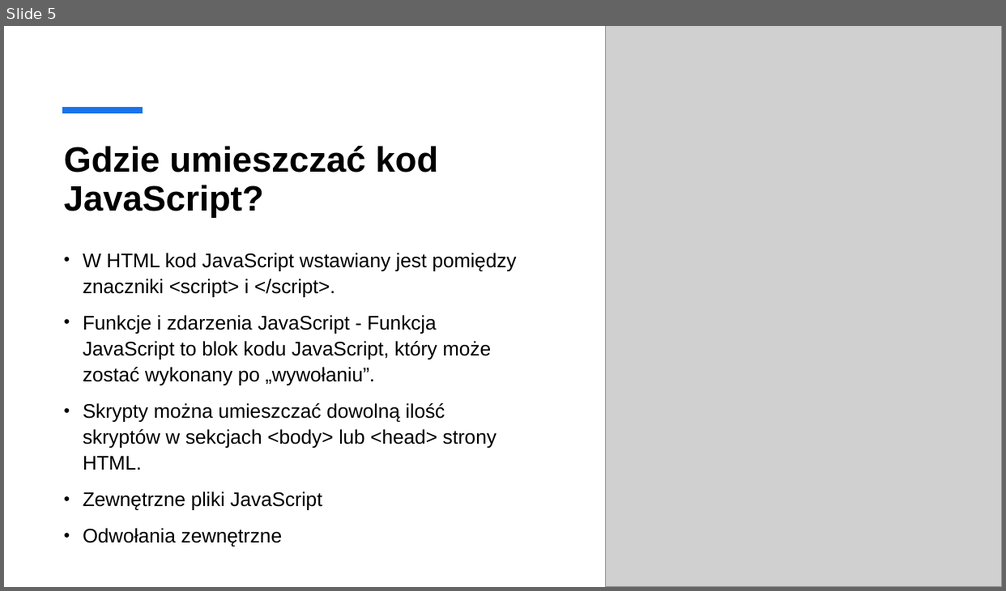
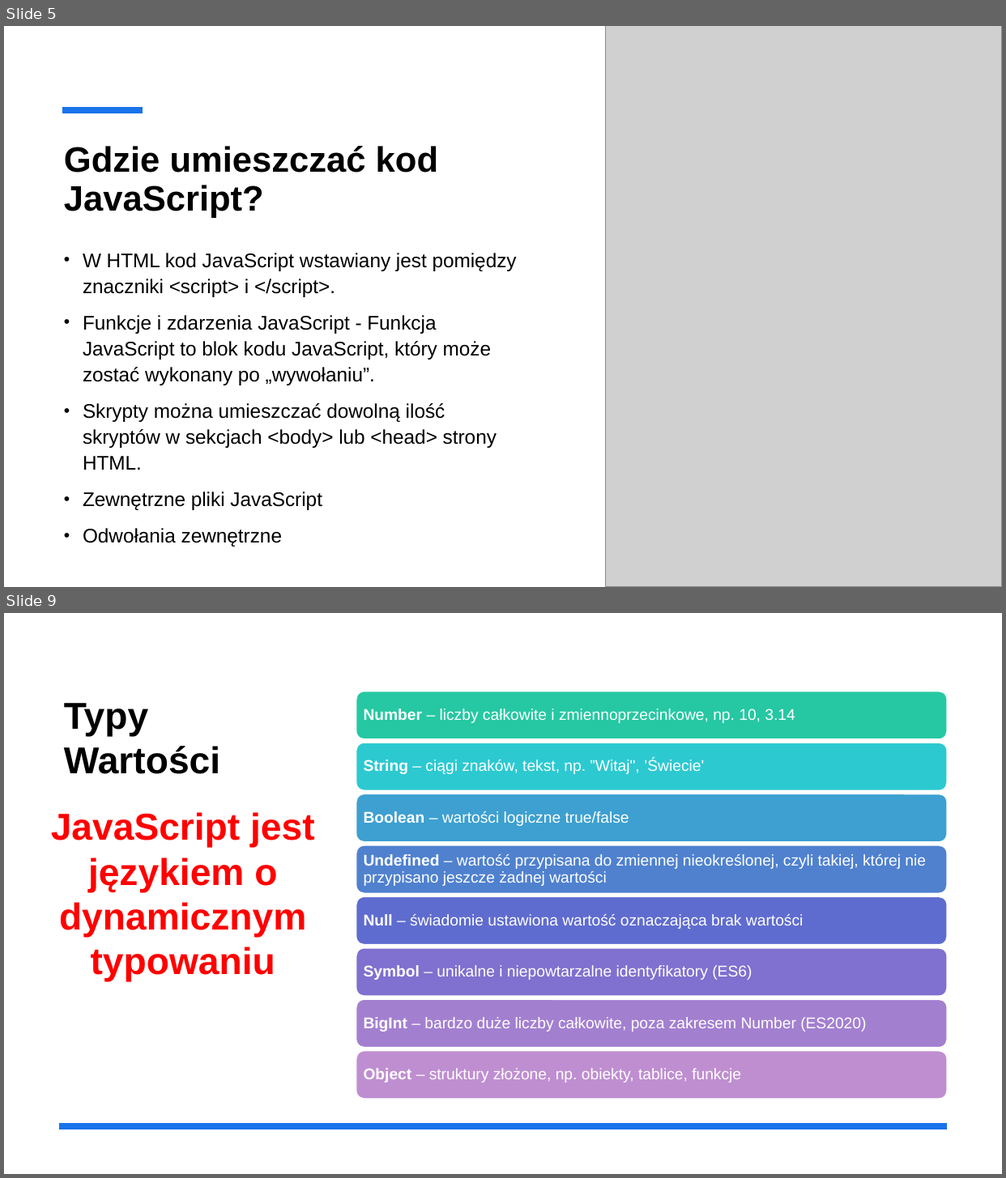
Before and after one commit to Estremo102/Aplikacje-Internetowe, a slide deck: Aplikacje internetowe.pptx. Shown one above the other, each under a label of ours: slide 5 before the commit, slides 5 and 9 after it; the slides between them are not shown. The pictures are 1006x591 and 1006x1178 pixels, drawn with LibreOffice and Linux fonts; fonts in the diff are those of the drawing; grey boxes stand for pictures. Boxes give left, top, right and bottom in pixels: in the first picture for what was removed or moved away, otherwise in the second. Text is boxed around its words. In the diff, an @@ line names an element or a change of style, - is before the commit and + after.

```diff
--- a/Aplikacje internetowe.pptx
+++ b/Aplikacje internetowe.pptx
@@ slide 9 added at box(4, 613, 1002, 1174), background #FFFFFF @@
@@ title added at box(64, 703, 220, 774), 36 pt, text #000000, bold @@
+Typy Wartości
@@ text added at box(51, 812, 315, 982), 36 pt, text #FF0000, bold @@
+JavaScript jest językiem o dynamicznym typowaniu
@@ group added at box(356, 692, 948, 1099): 8 rounded rectangles, 8 texts @@
+Number – liczby całkowite i zmiennoprzecinkowe, np. 10, 3.14
+String – ciągi znaków, tekst, np. ”Witaj", ’Świecie'
+Boolean – wartości logiczne true/false
+Undefined – wartość przypisana do zmiennej nieokreślonej, czyli takiej, której nie przypisano jeszcze żadnej wartości
+Null – świadomie ustawiona wartość oznaczająca brak wartości
+Symbol – unikalne i niepowtarzalne identyfikatory (ES6)
+BigInt – bardzo duże liczby całkowite, poza zakresem Number (ES2020)
+Object – struktury złożone, np. obiekty, tablice, funkcje
@@ line added from (59, 1127) to (948, 1127), #1973EB 6 pt @@
```
Also in this commit, not shown: 5 other slides added, 1 slide removed.
